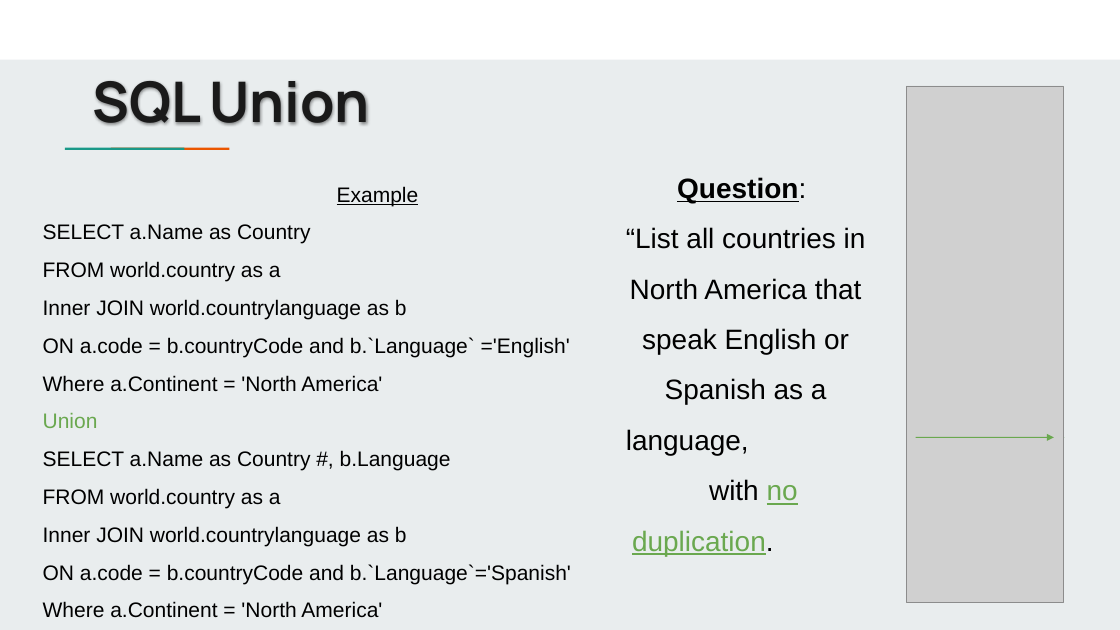
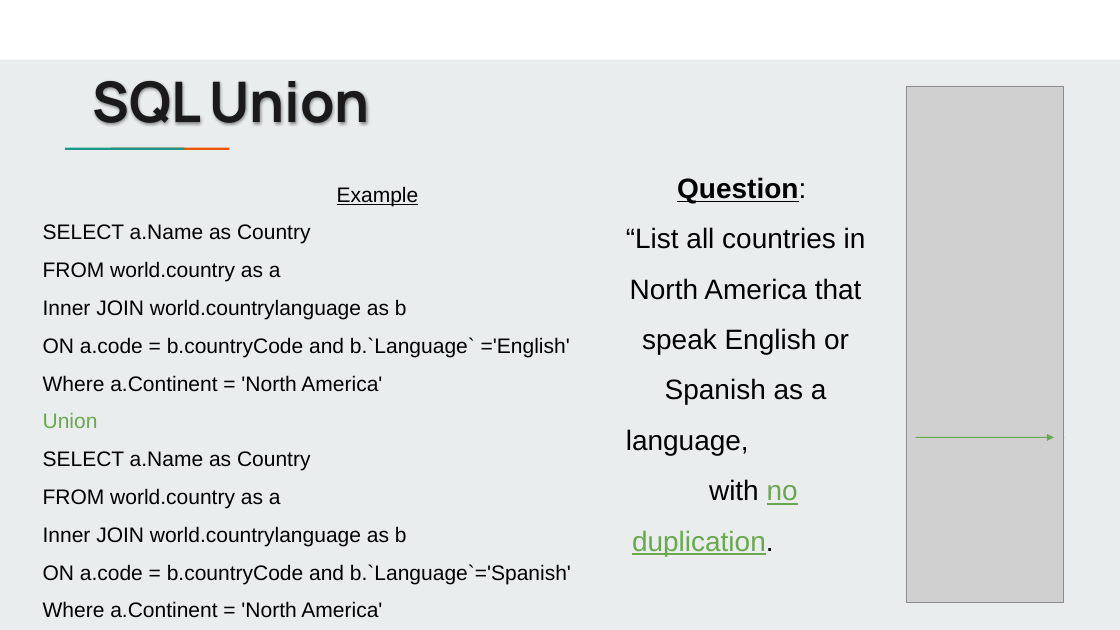
Before and after one commit to jbergmann56/OSDA-DataManipulationAndManagement, a slide deck: slide 10 of Lectures/Manipulating Data Pt. 2 (4).pptx (slide 9 before the commit). Drawn at 1120x630 pixels with LibreOffice and Linux fonts; fonts in the diff are those of the drawing; grey boxes stand for pictures. Boxes give left, top, right and bottom in pixels: in the first picture for what was removed or moved away, otherwise in the second. Text is boxed around its words. In the diff, an @@ line names an element or a change of style, - is before the commit and + after.

```diff
--- a/Lectures/Manipulating Data Pt. 2 (4).pptx
+++ b/Lectures/Manipulating Data Pt. 2 (4).pptx
@@ text at (x1=43, y1=224, x2=571, y2=618): text changed @@
-SELECT a.Name as Country
-FROM world.country as a
-Inner JOIN world.countrylanguage as b
-ON a.code = b.countryCode and b.`Language` ='English'
-Where a.Continent = 'North America'
-Union
-SELECT a.Name as Country #, b.Language
-FROM world.country as a
-Inner JOIN world.countrylanguage as b
-ON a.code = b.countryCode and b.`Language`='Spanish'
-Where a.Continent = 'North America'
+SELECT a.Name as Country
+FROM world.country as a
+Inner JOIN world.countrylanguage as b
+ON a.code = b.countryCode and b.`Language` ='English'
+Where a.Continent = 'North America'
+Union
+SELECT a.Name as Country
+FROM world.country as a
+Inner JOIN world.countrylanguage as b
+ON a.code = b.countryCode and b.`Language`='Spanish'
+Where a.Continent = 'North America'
```
Also in this commit, not shown: 3 other slides changed, 1 slide added, 23 other files.
